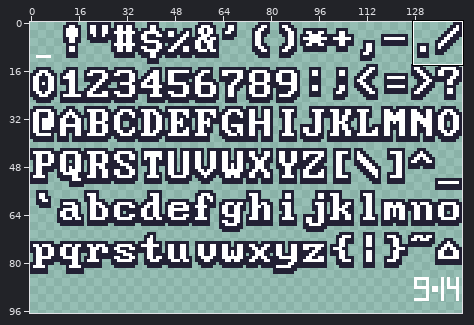
One commit to this pixel-art file: Platformer/Content/hudFont.aseprite. The picture above shows the old version from afar; the outline marks the close-up.
Close-up. Old version:
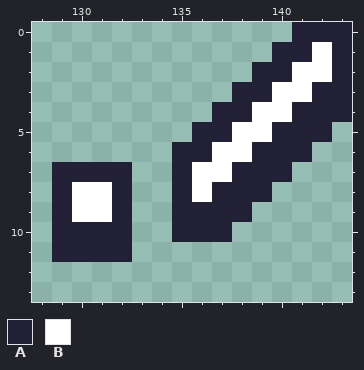
144x98 pixels, 1 frame. Shown: x 128..143, y 0..13. The wide view leaves out empty margins. The commit also changed other parts of the picture, which this record leaves out.
Palette (. is transparent): A #222034  B #ffffff
Pixels before, first column x 129:
 0 ............AAA
 1 ...........AABA
 2 ..........AABBA
 3 .........AABBAA
 4 ........AABBAAA
 5 .......AABBAAA.
 6 ......AABBAAA..
 7 AAAA..ABBAAA...
 8 ABBA..ABAAA....
 9 ABBA..AAAA.....
10 AAAA..AAA......
11 AAAA...........
After:
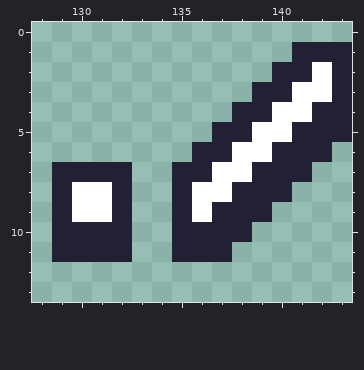
What changed:
The author put colour A in row 5 at x 143; in row 6 at x 142; in row 7 at x 141; in row 8 at x 140; in row 9 at x 139; in row 10 at x 138.
The author put colour A in row 11 at x 135 to 137.
Colour B becomes colour A in row 1 at x 142; in row 2 at x 141; in row 3 at x 140; in row 4 at x 139; in row 5 at x 138; in row 6 at x 137.
Colour B becomes colour A in row 7 at x 136.
Colour A becomes colour B in row 3 at x 142; in row 4 at x 141; in row 5 at x 140; in row 6 at x 139; in row 7 at x 138; in row 8 at x 137.
Colour A becomes colour B in row 9 at x 136.
The author cleared colour A in row 0 at x 141 to 143; in row 1 at x 140; in row 2 at x 139; in row 3 at x 138; in row 4 at x 137; in row 5 at x 136.
The author cleared colour A in row 6 at x 135.
Pixel boxes of the changes (left, top, right, bottom) in both close-ups:
changed: (172, 22, 352, 262)
